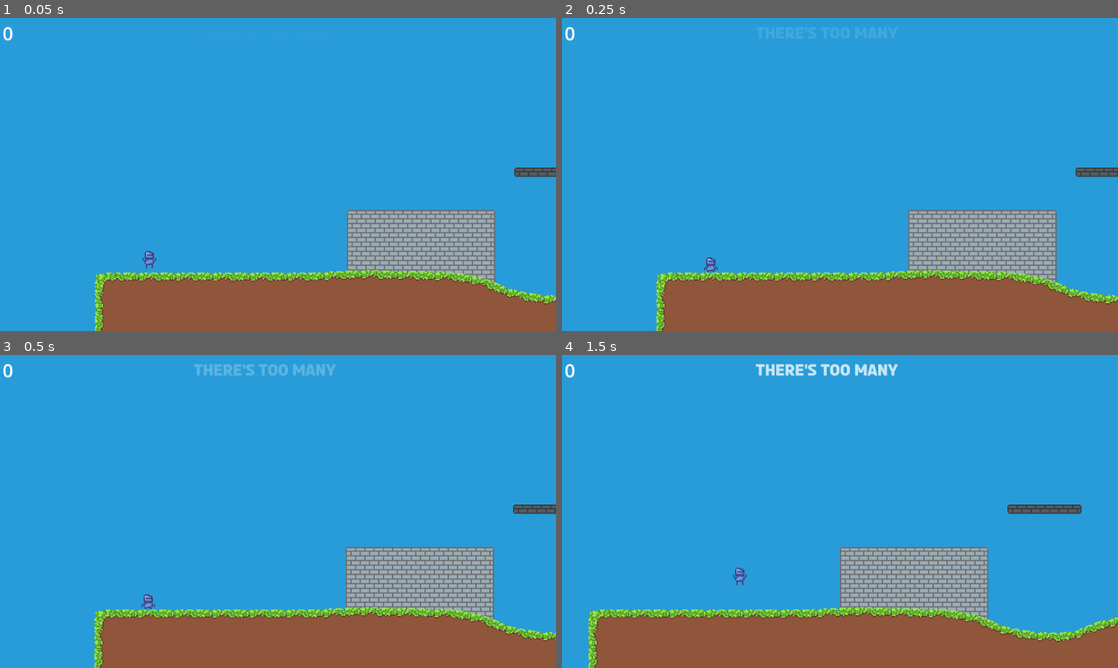
Above: before the commit, frames 1-4 (two rows, left to right).
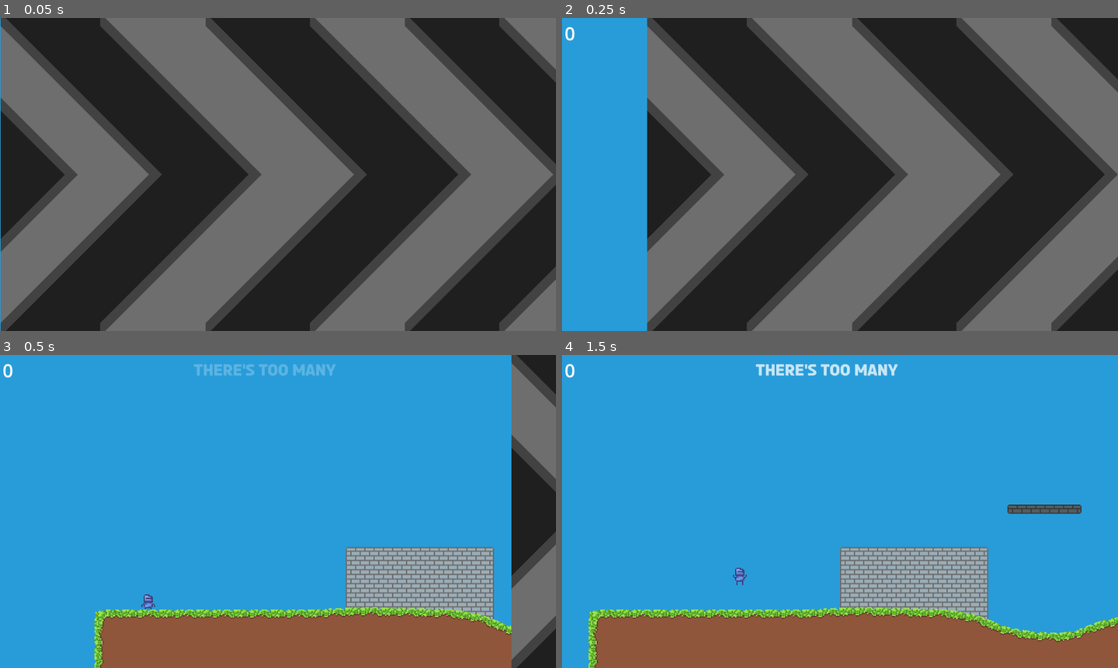
Above: after the commit, the same moments.

Repository: charliegregg/TriJamTTT
Game: Godot game, scene res://levels/level1.tscn
Two runs of this game, one before a commit and one after it. Both use one fixed random seed, a clock stepped at 60 frames per second and the inputs below. The engine's default icon, where the game draws it, is replaced by a stand-in: a white triangle on a blue panel in a dark square.
Inputs (mouse positions are in pixels of both pictures, inside the frame that each line leads up to):
- Up to frame 1 (0.05 s): no input
- Up to frame 2 (0.25 s): no input
- Up to frame 3 (0.5 s): no input
- Up to frame 4 (1.5 s): tap Enter at 0.5 s; move the mouse to (962, 495) at 0.52 s; hold D (move_right) 0.53-1.25 s; hold Alt 0.53-1.25 s; click (962, 495) at 0.67 s; tap Space (move_jump) at 0.77 s; drag from (728, 527) to (812, 574) at 1.27 s

The runs differ from the first frame. In frame 1, 99% of the frame differs, in the area x 0-100%, y 0-100%; in frame 2, 84%; in frame 3, 8.0%; in frame 4, nothing differs.

Commit message:
enemy spr

Diff:
--- a/levels/level.tscn
+++ b/levels/level.tscn
@@ -339,7 +339,7 @@
 offset_bottom = -500.0
 
 [node name="Loading" parent="CamAnch/Cam/Control/Control" instance=ExtResource("11_25t6j")]
-visible = false
+z_index = 20
 layout_mode = 1
 anchors_preset = 8
 anchor_left = 0.5
--- a/scenes/coin.tscn
+++ b/scenes/coin.tscn
@@ -1,7 +1,7 @@
 [gd_scene load_steps=4 format=3 uid="uid://cqyec3w3k7i01"]
 
 [ext_resource type="Script" path="res://scripts/coin.gd" id="1_oykml"]
-[ext_resource type="Texture2D" uid="uid://cl1tidara4oel" path="res://icon.svg" id="1_qd10l"]
+[ext_resource type="Texture2D" uid="uid://b8adpsplq6e31" path="res://resources/coin.png" id="2_ujlxq"]
 
 [sub_resource type="CircleShape2D" id="CircleShape2D_xrnwv"]
 radius = 32.0
@@ -16,7 +16,6 @@
 shape = SubResource("CircleShape2D_xrnwv")
 
 [node name="Sprite2D" type="Sprite2D" parent="."]
-scale = Vector2(0.5, 0.5)
-texture = ExtResource("1_qd10l")
+texture = ExtResource("2_ujlxq")
 
 [connection signal="body_entered" from="." to="." method="_on_body_entered"]
Not shown: 18 places in levels/level.tscn that only renumber resources
Binary file added: resources/coin.png
Not shown, added: resources/coin.png.import
Binary file added: resources/enemy.png
Not shown, added: resources/enemy.png.import
Not shown: 22 places in resources/level_part_a.tres that only renumber resources
